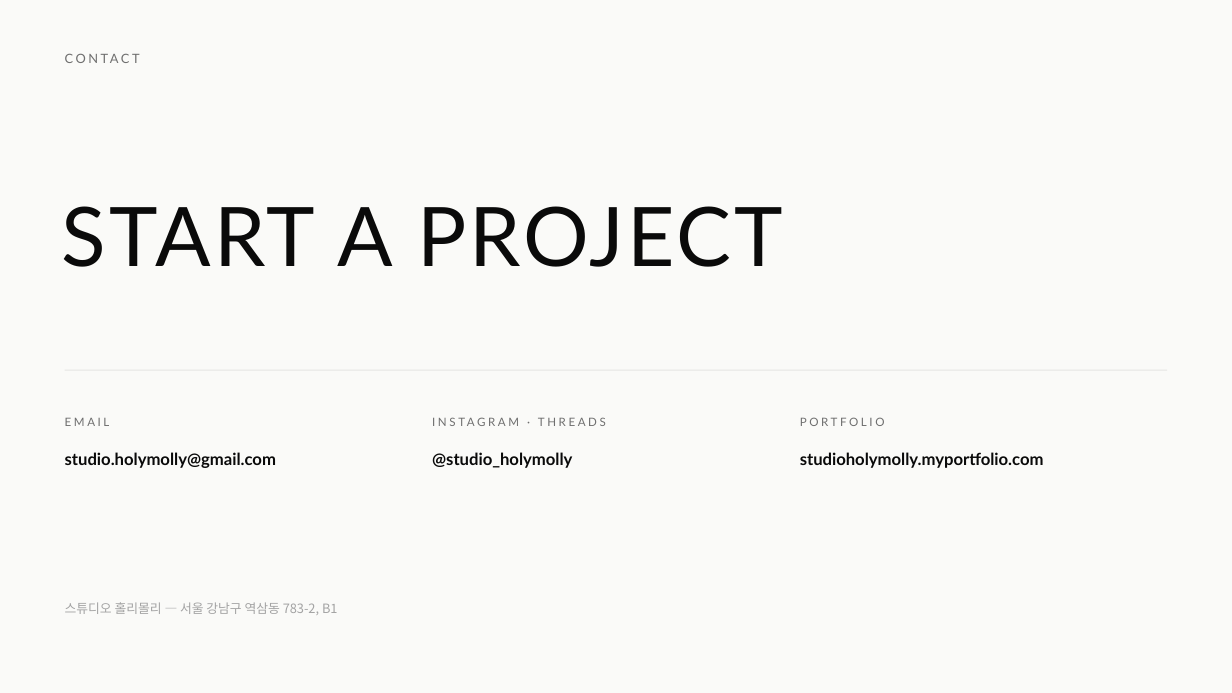
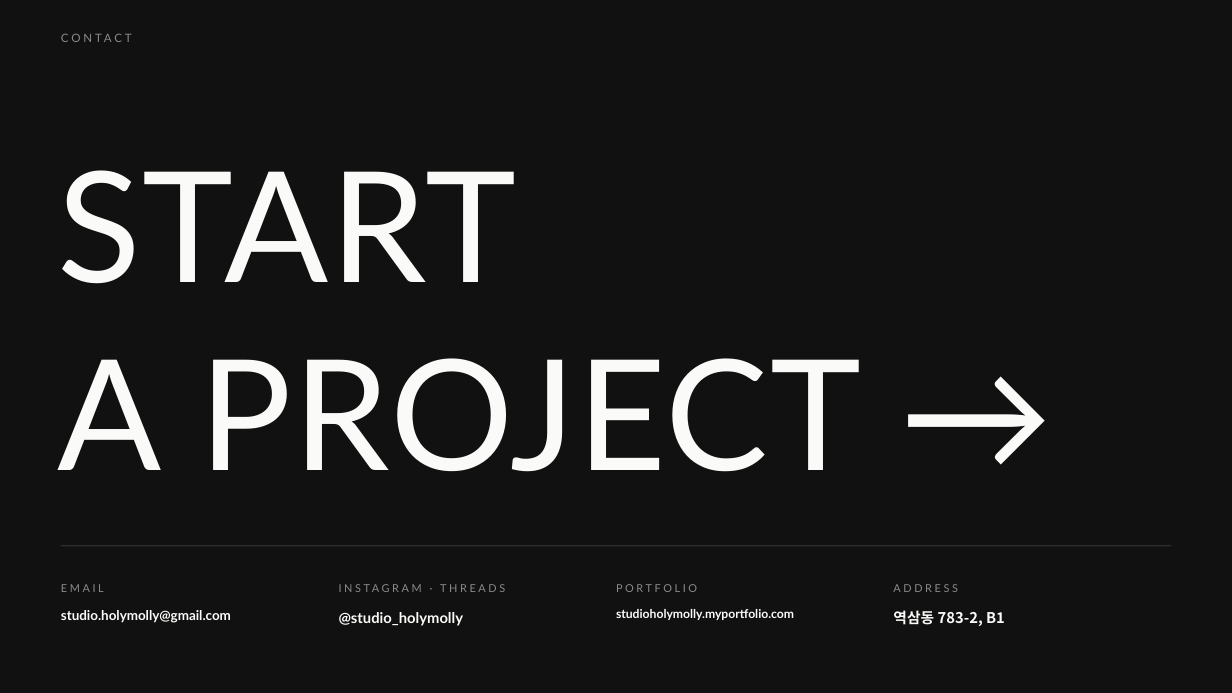
Before and after one commit to studioholymolly/-, a slide deck: slide 13 of docs/company-profile/STUDIO-HOLYMOLLY_Profile_2026.pptx (slide 15 before the commit). Drawn at 1232x693 pixels with LibreOffice and Linux fonts; fonts in the diff are those of the drawing. Boxes give left, top, right and bottom in pixels: in the first picture for what was removed or moved away, otherwise in the second. Text is boxed around its words. In the diff, an @@ line names an element or a change of style, - is before the commit and + after.

```diff
--- a/docs/company-profile/STUDIO-HOLYMOLLY_Profile_2026.pptx
+++ b/docs/company-profile/STUDIO-HOLYMOLLY_Profile_2026.pptx
@@ rectangle at (0, 0, 1232, 693): fill #FAFAF8 to #111111 @@
@@ text "CONTACT": place and size @@
-text "CONTACT" at (65, 51, 804, 83)
+text "CONTACT" at (61, 31, 893, 59)
@@ text "CONTACT" at (61, 31, 893, 59): size 10 to 9 pt, text colour #6F6F6F to #8A8A8A, letter spacing 2 to 2.2 pt @@
@@ text at (57, 170, 861, 472): text changed; size 64 to 120 pt; text colour #0A0A0A to #FAFAF8 @@
-START A PROJECT
+START
+A PROJECT →
@@ rectangle removed at (65, 370, 1167, 371) @@
@@ rectangle added at (61, 545, 1171, 546), fill #2E2E2E @@
@@ text "EMAIL": place and size @@
-text "EMAIL" at (65, 418, 276, 468)
+text "EMAIL" at (61, 584, 231, 623)
@@ text "EMAIL" at (61, 584, 231, 623): size 9 to 8.5 pt, text colour #6F6F6F to #8A8A8A in "EMAIL"; size 13 to 10.5 pt, text colour #0A0A0A to #FAFAF8 in "studio.holymolly@gmail.com"; line spacing 1.6 to 1.8; less space between paragraphs @@
@@ text "INSTAGRAM · THREADS": place and size @@
-text "INSTAGRAM · THREADS" at (432, 452, 572, 468)
+text "INSTAGRAM · THREADS" at (339, 612, 464, 626)
@@ text "INSTAGRAM · THREADS" at (339, 612, 464, 626): size 9 to 8.5 pt, text colour #6F6F6F to #8A8A8A in "INSTAGRAM · THREADS"; size 13 to 11.5 pt, text colour #0A0A0A to #FAFAF8 in "@studio_holymolly"; line spacing 1.6 to 1.8; less space between paragraphs @@
@@ text "PORTFOLIO": place and size @@
-text "PORTFOLIO" at (800, 417, 1044, 468)
+text "PORTFOLIO" at (616, 584, 794, 620)
@@ text "PORTFOLIO" at (616, 584, 794, 620): size 9 to 8.5 pt, text colour #6F6F6F to #8A8A8A in "PORTFOLIO"; size 13 to 9.5 pt, text colour #0A0A0A to #FAFAF8 in "studioholymolly.myportfolio.com"; line spacing 1.6 to 1.8; less space between paragraphs @@
@@ text added at (893, 584, 1005, 626), 11.5 pt, text #FAFAF8, bold @@
+ADDRESS
+역삼동 783-2, B1
@@ text removed at (65, 602, 338, 615) @@
-스튜디오 홀리몰리 — 서울 강남구 역삼동 783-2, B1
```
Also in this commit, not shown: 11 other slides changed, 2 slides added, 3 slides removed, 1 other file.
